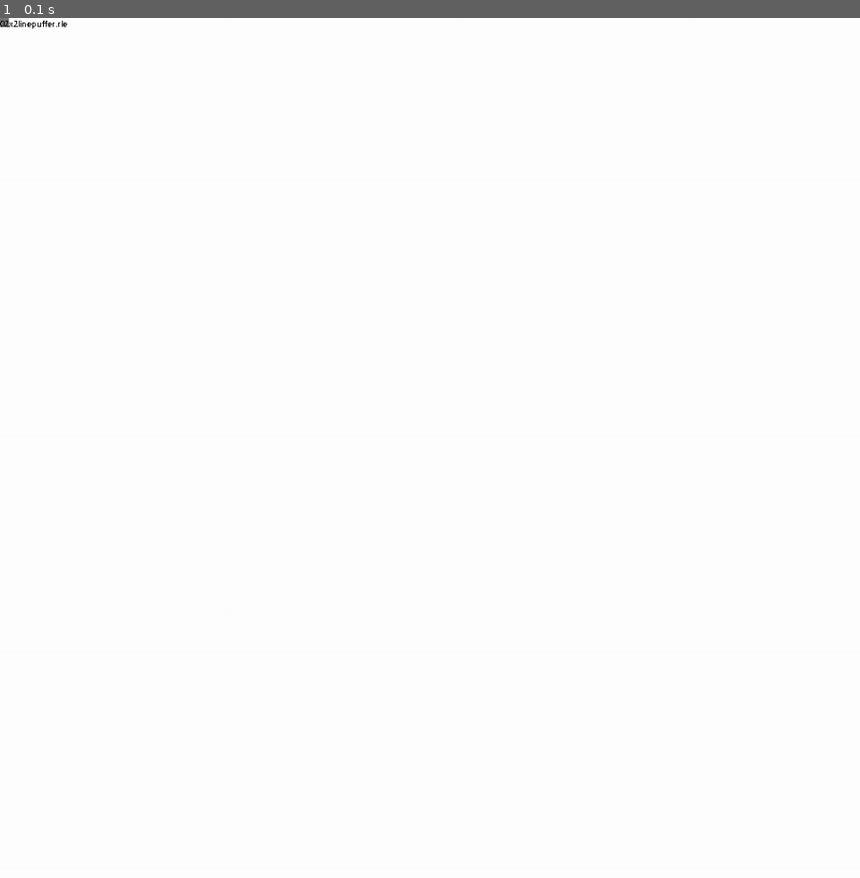
Above: before the commit, frame 1.
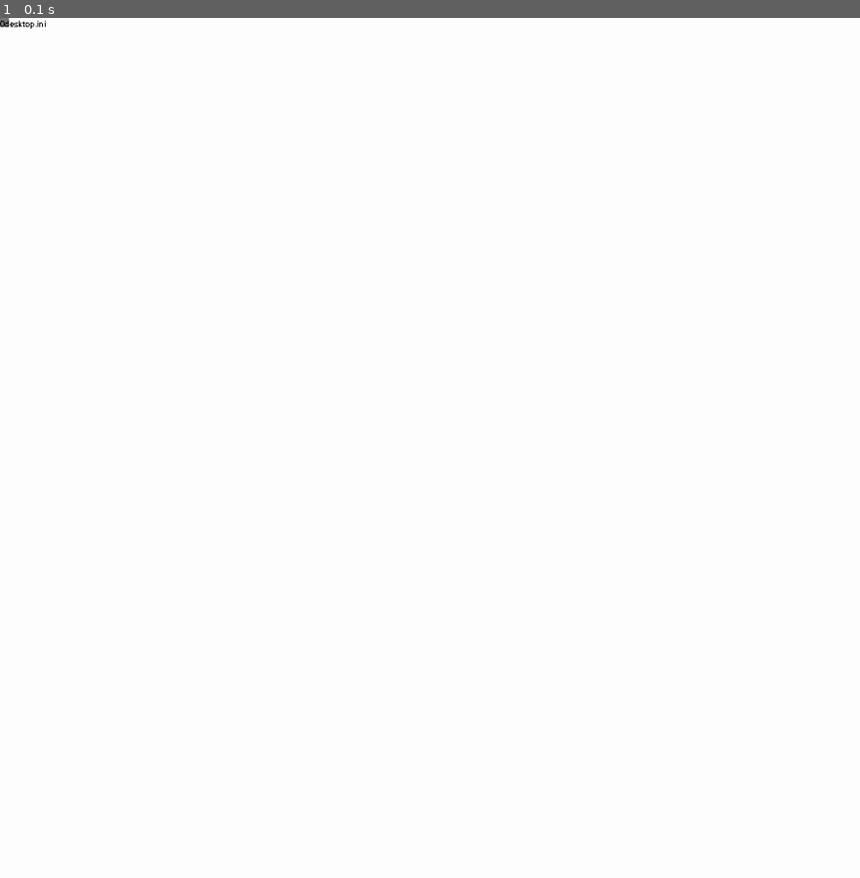
Above: after the commit, the same moment.

Repository: PadjokeJ/ConwayPygame
Game: pygame game, started from conway.py
The game is run twice, just before and just after one commit, with the same random seed, the same clock (stepped at 60 frames per second) and the same inputs.
Inputs:
- Up to frame 1 (0.1 s): no input

The runs differ from the first frame. In frame 1, less than 0.1% of the frame differs, in the area x 0-8%, y 0-2%.

Commit message:
Changed RLE files, and how importing those files work

Diff:
--- a/RLES.json
+++ b/RLES.json
@@ -1 +1 @@
-["2x2linepuffer.rle", "dayandnightfireball.rle", "flybydeletionpond.rle", "ggg.rle", "goldenhead.rle", "jellyfish.rle", "lifewithoutdeathquadraticgrowth.rle", "maze2cellstilllifes.rle", "maze3cellstilllifes.rle", "maze4cellstilllifes.rle", "maze5cellstilllifes.rle", "maze6cellstilllifes.rle", "mazeperiod2.rle", "mazewickstretcher.rle", "pedestrianlifeobliquespaceship.rle", "pedestrianlifep106gun.rle"]
+["10x10maxdensity.rle", "119p4h1v0.rle", "11x11maxdensity.rle", "138p7sparker.rle", "1beacon.rle", "1beacon_synth.rle", "2.2.4.rle", "4eaters.rle", "5blink.rle", "americandream.rle", "b52bomber.rle", "beehat_synth.rle", "beehive.rle", "bigun.rle", "boatlinetub.rle", "cheshirecat.rle", "dayandnightfireball.rle", "desktop.ini", "ggg.rle", "gullwithtub.rle", "l200.rle", "long4snake_synth.rle", "long5snake_synth.rle", "longboatonboat.rle", "longboattieship.rle", "p156gun.rle", "p48lwss.rle", "r49.rle", "roteightor_synth.rle", "tumbler_synth.rle", "twoglidermess.rle", "zebrastripes.rle"]
--- /dev/null
+++ b/rle/desktop.ini
@@ -0,0 +1,2 @@
+[LocalizedFileNames]
+119p4h1v0.rle=@119p4h1v0.rle,0
--- a/saver.py
+++ b/saver.py
@@ -1,5 +1,6 @@
 import json
-from os import listdir
+from os import listdir, path
+
 def save (list, g_x, g_y):
     objects = [0]
     with open("patterns.json") as f:
@@ -52,7 +53,7 @@
 # down below is code if you decide to index any RLE file you add in the RLE folder
 
 def updateRLES():
-    list = listdir("enter path here (separators are forward slashes)")
+    list = listdir(path.dirname(__file__) + "/rle")
     with open("RLES.json", "w") as f:
         json.dump(list, f)
     f.close()
@@ -61,4 +62,4 @@
         objects = json.load(f)
     f.close()
     return objects
-# updateRLES() #remove comment from this line
+updateRLES() #remove comment from this line
Not shown, added: rle/10x10maxdensity.rle
Not shown, added: rle/119p4h1v0.rle
Not shown, added: rle/11x11maxdensity.rle
Not shown, added: rle/138p7sparker.rle
Not shown, added: rle/1beacon.rle
Not shown, added: rle/1beacon_synth.rle
Not shown, added: rle/2.2.4.rle
Not shown, removed: rle/2x2linepuffer.rle
Not shown, added: rle/4eaters.rle
Not shown, added: rle/5blink.rle
Not shown, added: rle/americandream.rle
Not shown, added: rle/b52bomber.rle
(and 31 more such lines)
